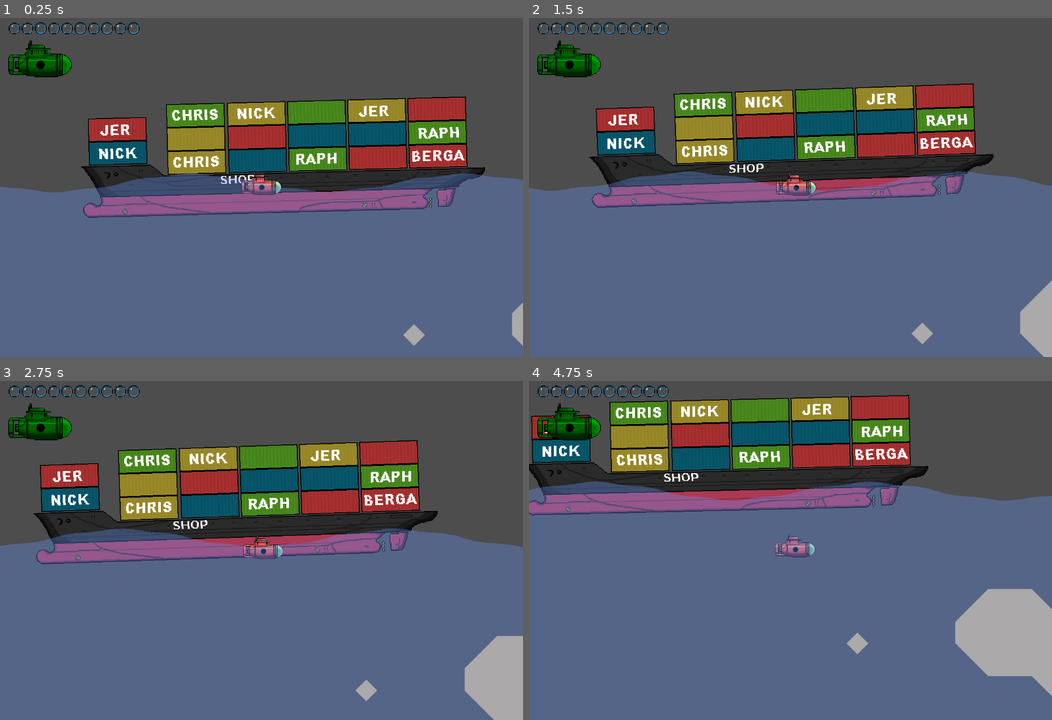
Above: before the commit, frames 1-4 (two rows, left to right).
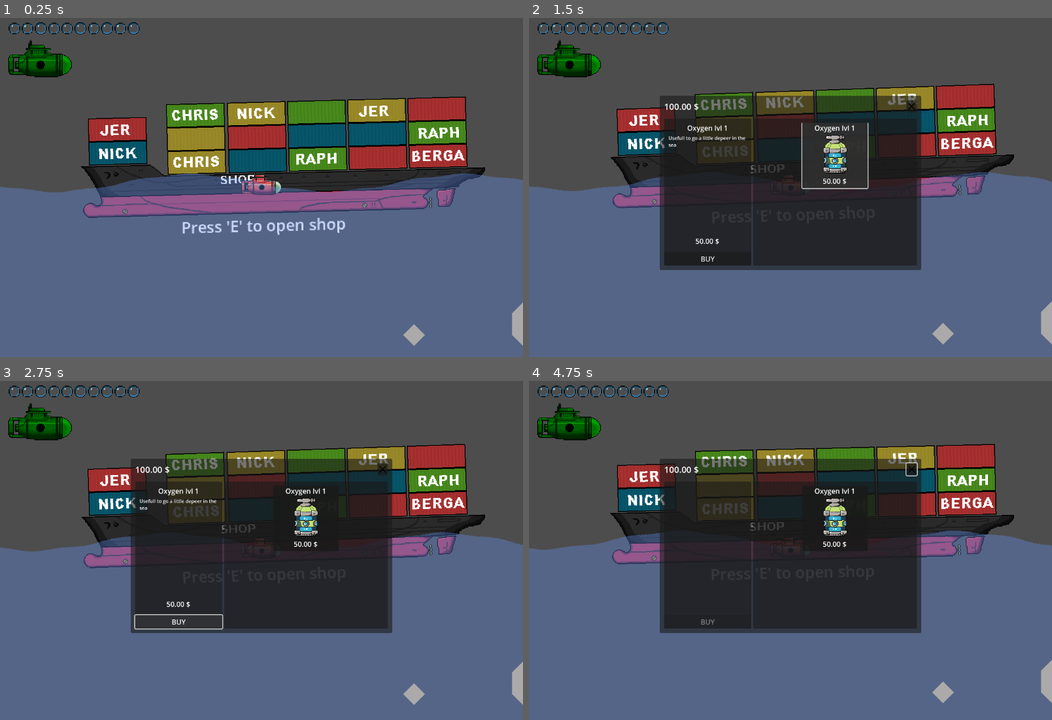
Above: after the commit, the same moments.

Repository: misterbamboo/ld57
Game: Godot game, scene res://MainGame.tscn
Two runs of this game, one before a commit and one after it. Both use one fixed random seed, a clock stepped at 60 frames per second and the inputs below.
Inputs (mouse positions are in pixels of both pictures, inside the frame that each line leads up to):
- Up to frame 1 (0.25 s): no input
- Up to frame 2 (1.5 s): tap E at 0.5, 0.6 s; hold Right (sub_right) 0.53-1.25 s; tap R at 0.8 s; click (832, 156) at 1.27 s
- Up to frame 3 (2.75 s): click (177, 621) at 2 s, where only the run after the commit has a clickable "BUY"
- Up to frame 4 (4.75 s): tap E at 2.75, 3.05, 3.5, 3.6, 4.25, 4.55 s; hold Down (sub_down) 2.78-3.53 s; tap R at 2.85, 3.8, 4.35 s; hold Right (sub_right) 3.53-4.28 s; hold Up (sub_up) from 4.28 s (still down)

The runs differ from the first frame. In frame 1, 0.4% of the frame differs, in the area x 34-66%, y 58-64%; in frame 2, 30%; in frame 3, 36%; in frame 4, 51%, in the area x 0-100%, y 4-95%.

Commit message:
feat: Add money and small interactions with shop

Diff:
--- /dev/null
+++ b/src/godotproject/GameState/money.gd
@@ -0,0 +1,9 @@
+class_name Money extends Node
+
+var money: float = 100
+
+func getTotal() -> float:
+	return money
+
+func addMoney(value: float):
+	money += value
--- a/src/godotproject/Inventory/inventorymanager.gd
+++ b/src/godotproject/Inventory/inventorymanager.gd
@@ -12,13 +12,12 @@
 var diamond_quantity: float = 0
 var iron_quantity: float = 0
 
-var inventory_reward: float = 0
+var cash: float = 0
 var has_inventory: bool = false
 var can_sell: bool = false
 
 func _ready():
 	instance = self
-	inventory_reward = 0
 	_reset_inventory()
 
 func _on_inventory_body_entered(body: Node2D) -> void:
@@ -68,8 +67,11 @@
 		can_sell = false
 
 func _sell_inventory():
+	var value := 0.0
 	for res in inventory:
-		inventory_reward += res.get_sell_price()
+		value += res.get_sell_price()
+
+	MoneyBag.addMoney(value)
 	AudioManager.instance.play_sound(SoundNames.SoundName.SELL_RESSOURCES)
 	_reset_inventory()
 
--- a/src/godotproject/MainGame.tscn
+++ b/src/godotproject/MainGame.tscn
@@ -6,16 +6,24 @@
 [ext_resource type="Script" uid="uid://ckfcpeoedif6p" path="res://GameAssets/gameassets.gd" id="2_bqqt8"]
 [ext_resource type="Script" uid="uid://nbkx4tclege3" path="res://GameState/game.gd" id="3_8qpgq"]
 [ext_resource type="Script" uid="uid://w6adipne8ret" path="res://Inventory/inventorymanager.gd" id="4_pv6b4"]
+[ext_resource type="Script" uid="uid://ck6i36gtinq6x" path="res://GameState/money.gd" id="5_cgwad"]
 [ext_resource type="Script" uid="uid://5vx4h3byum2p" path="res://Submarine/submarine.gd" id="6_v3hs3"]
 [ext_resource type="Script" uid="uid://bx0ooudrvtw4x" path="res://Submarine/submarinemovement.gd" id="7_o8l48"]
 [ext_resource type="Texture2D" uid="uid://c3q64n0uvmwjt" path="res://Submarine/Assets/sub.png" id="7_x5ji8"]
 [ext_resource type="Texture2D" uid="uid://ugunphi5287t" path="res://ShopManagement/shop.png" id="8_mi4js"]
 [ext_resource type="Script" uid="uid://bgmjqnecg48wu" path="res://ShopManagement/shopboatmovement.gd" id="9_o3vwv"]
+[ext_resource type="Script" uid="uid://3sx05gvh1j1l" path="res://ShopManagement/OpenShop/openshop.gd" id="9_va67g"]
 [ext_resource type="Script" uid="uid://dkkyfc01q7jit" path="res://Water/water.gd" id="12_qtrx8"]
 [ext_resource type="Script" uid="uid://b6g4cy2wogxrw" path="res://HUD/oxygen_meter.gd" id="13_led80"]
 [ext_resource type="Texture2D" uid="uid://c6wguud8duno8" path="res://HUD/sub_hud.png" id="14_401ut"]
 [ext_resource type="Texture2D" uid="uid://bgwg0v4a85xpl" path="res://HUD/bubble.png" id="14_mi4js"]
 [ext_resource type="Script" uid="uid://bjn4f61m5b8mf" path="res://HUD/life_meter.gd" id="15_o3vwv"]
+[ext_resource type="Script" uid="uid://c4ak6gbtvvhkn" path="res://ShopManagement/shopscreen.gd" id="17_yphxy"]
+[ext_resource type="PackedScene" uid="uid://b03t0rkjdexdx" path="res://ShopManagement/ShopItem/shop_item.tscn" id="18_ma1re"]
+[ext_resource type="Script" uid="uid://b2uchrnmg5evm" path="res://ShopManagement/ItemsDatabase/ShopItemDef.gd" id="19_6brkw"]
+[ext_resource type="Texture2D" uid="uid://v5rlg4d1pvgg" path="res://ShopManagement/Assets/oxy_tank.png" id="19_28psf"]
+[ext_resource type="Texture2D" uid="uid://dclgoyvr3jx7d" path="res://ShopManagement/Assets/exit_btn_16.png" id="20_a6adi"]
+[ext_resource type="Resource" uid="uid://bj5pq30aynjca" path="res://ShopManagement/ItemsDatabase/oxy_1.tres" id="20_cgwad"]
 
 [sub_resource type="Gradient" id="Gradient_led80"]
 colors = PackedColorArray(1, 1, 1, 1, 1, 1, 1, 1)
@@ -47,6 +55,9 @@
 [node name="Game" type="Node" parent="GameState"]
 script = ExtResource("3_8qpgq")
 
+[node name="Money" type="Node" parent="GameState"]
+script = ExtResource("5_cgwad")
+
 [node name="Inventory" type="Node" parent="."]
 
 [node name="InventoryManager" type="Node" parent="Inventory"]
@@ -59,11 +70,49 @@
 
 [node name="ShopManagement" type="Node2D" parent="."]
 
-[node name="ShopBoat" type="Sprite2D" parent="ShopManagement"]
+[node name="ShopBoat" type="Sprite2D" parent="ShopManagement" node_paths=PackedStringArray("playerSub")]
 scale = Vector2(2, 2)
 texture = ExtResource("8_mi4js")
 script = ExtResource("9_o3vwv")
+playerSub = NodePath("../../Submarine")
 boat_length = 1024
+
+[node name="OpenShop" type="Control" parent="ShopManagement/ShopBoat" node_paths=PackedStringArray("player", "shopBoatMovement", "shopScreen")]
+layout_mode = 3
+anchors_preset = 8
+anchor_left = 0.5
+anchor_top = 0.5
+anchor_right = 0.5
+anchor_bottom = 0.5
+offset_left = -256.0
+offset_top = 18.0
+offset_right = -256.0
+offset_bottom = 18.0
+grow_horizontal = 2
+grow_vertical = 2
+size_flags_horizontal = 4
+size_flags_vertical = 4
+script = ExtResource("9_va67g")
+player = NodePath("../../../Submarine")
+shopBoatMovement = NodePath("..")
+shopScreen = NodePath("../../../CanvasLayer/ShopScreen")
+
+[node name="Press \'E\' to open shop" type="Label" parent="ShopManagement/ShopBoat/OpenShop"]
+layout_mode = 1
+anchors_preset = 8
+anchor_left = 0.5
+anchor_top = 0.5
+anchor_right = 0.5
+anchor_bottom = 0.5
+offset_left = -125.5
+offset_top = -17.0
+offset_right = 125.5
+offset_bottom = 17.0
+grow_horizontal = 2
+grow_vertical = 2
+theme_override_font_sizes/font_size = 18
+text = "Press 'E' to open shop"
+horizontal_alignment = 1
 
 [node name="Submarine" type="RigidBody2D" parent="."]
 gravity_scale = 0.0
@@ -140,3 +189,139 @@
 texture = ExtResource("14_401ut")
 expand_mode = 1
 stretch_mode = 4
+
+[node name="ShopScreen" type="Control" parent="CanvasLayer" node_paths=PackedStringArray("moneyDisplayLabel", "buyButton", "titleLabel", "descriptionLabel", "priceLabel", "shopItemsContainer")]
+layout_mode = 3
+anchors_preset = 15
+anchor_right = 1.0
+anchor_bottom = 1.0
+grow_horizontal = 2
+grow_vertical = 2
+script = ExtResource("17_yphxy")
+shopDefinitions = Array[ExtResource("19_6brkw")]([ExtResource("20_cgwad")])
+moneyDisplayLabel = NodePath("CenterContainer/PanelContainer/VBoxContainer/MarginContainer2/HBoxContainer2/PlayerMoney")
+buyButton = NodePath("CenterContainer/PanelContainer/VBoxContainer/MarginContainer/HBoxContainer/MarginContainerLeft/PanelContainer/VBoxContainer/Button")
+titleLabel = NodePath("CenterContainer/PanelContainer/VBoxContainer/MarginContainer/HBoxContainer/MarginContainerLeft/PanelContainer/VBoxContainer/MarginContainer/VBoxContainer/Title")
+descriptionLabel = NodePath("CenterContainer/PanelContainer/VBoxContainer/MarginContainer/HBoxContainer/MarginContainerLeft/PanelContainer/VBoxContainer/MarginContainer/VBoxContainer/Description")
+priceLabel = NodePath("CenterContainer/PanelContainer/VBoxContainer/MarginContainer/HBoxContainer/MarginContainerLeft/PanelContainer/VBoxContainer/MarginContainer/VBoxContainer/Price")
+shopItemsContainer = NodePath("CenterContainer/PanelContainer/VBoxContainer/MarginContainer/HBoxContainer/MarginContainerRight/MarginContainer/ScrollContainer/CenterContainer/ShopItems")
+shopItemComponent = ExtResource("18_ma1re")
+temp_oxy_icon = ExtResource("19_28psf")
+
+[node name="CenterContainer" type="CenterContainer" parent="CanvasLayer/ShopScreen"]
+layout_mode = 1
+anchors_preset = 15
+anchor_right = 1.0
+anchor_bottom = 1.0
+grow_horizontal = 2
+grow_vertical = 2
+
+[node name="PanelContainer" type="PanelContainer" parent="CanvasLayer/ShopScreen/CenterContainer"]
+custom_minimum_size = Vector2(600, 400)
+layout_mode = 2
+
+[node name="VBoxContainer" type="VBoxContainer" parent="CanvasLayer/ShopScreen/CenterContainer/PanelContainer"]
+layout_mode = 2
+
+[node name="MarginContainer2" type="MarginContainer" parent="CanvasLayer/ShopScreen/CenterContainer/PanelContainer/VBoxContainer"]
+layout_mode = 2
+theme_override_constants/margin_left = 10
+theme_override_constants/margin_top = 10
+theme_override_constants/margin_right = 10
+
+[node name="HBoxContainer2" type="HBoxContainer" parent="CanvasLayer/ShopScreen/CenterContainer/PanelContainer/VBoxContainer/MarginContainer2"]
+layout_mode = 2
+
+[node name="PlayerMoney" type="Label" parent="CanvasLayer/ShopScreen/CenterContainer/PanelContainer/VBoxContainer/MarginContainer2/HBoxContainer2"]
+layout_mode = 2
+theme_override_font_sizes/font_size = 20
+text = "Money: 100$"
+
+[node name="ExitButton" type="Button" parent="CanvasLayer/ShopScreen/CenterContainer/PanelContainer/VBoxContainer/MarginContainer2/HBoxContainer2"]
+layout_mode = 2
+size_flags_horizontal = 10
+icon = ExtResource("20_a6adi")
+icon_alignment = 1
+
+[node name="MarginContainer" type="MarginContainer" parent="CanvasLayer/ShopScreen/CenterContainer/PanelContainer/VBoxContainer"]
+layout_mode = 2
+size_flags_vertical = 3
+theme_override_constants/margin_left = 10
+theme_override_constants/margin_top = 10
+theme_override_constants/margin_right = 10
+theme_override_constants/margin_bottom = 10
+
+[node name="HBoxContainer" type="HBoxContainer" parent="CanvasLayer/ShopScreen/CenterContainer/PanelContainer/VBoxContainer/MarginContainer"]
+layout_mode = 2
+
+[node name="MarginContainerLeft" type="MarginContainer" parent="CanvasLayer/ShopScreen/CenterContainer/PanelContainer/VBoxContainer/MarginContainer/HBoxContainer"]
+custom_minimum_size = Vector2(200, 0)
+layout_mode = 2
+size_flags_horizontal = 3
+size_flags_stretch_ratio = 0.4
+
+[node name="PanelContainer" type="PanelContainer" parent="CanvasLayer/ShopScreen/CenterContainer/PanelContainer/VBoxContainer/MarginContainer/HBoxContainer/MarginContainerLeft"]
+layout_mode = 2
+size_flags_vertical = 3
+
+[node name="VBoxContainer" type="VBoxContainer" parent="CanvasLayer/ShopScreen/CenterContainer/PanelContainer/VBoxContainer/MarginContainer/HBoxContainer/MarginContainerLeft/PanelContainer"]
+layout_mode = 2
+
+[node name="MarginContainer" type="MarginContainer" parent="CanvasLayer/ShopScreen/CenterContainer/PanelContainer/VBoxContainer/MarginContainer/HBoxContainer/MarginContainerLeft/PanelContainer/VBoxContainer"]
+layout_mode = 2
+size_flags_vertical = 3
+theme_override_constants/margin_left = 10
+theme_override_constants/margin_top = 10
+theme_override_constants/margin_right = 10
+theme_override_constants/margin_bottom = 10
+
+[node name="VBoxContainer" type="VBoxContainer" parent="CanvasLayer/ShopScreen/CenterContainer/PanelContainer/VBoxContainer/MarginContainer/HBoxContainer/MarginContainerLeft/PanelContainer/VBoxContainer/MarginContainer"]
+layout_mode = 2
+
+[node name="Title" type="Label" parent="CanvasLayer/ShopScreen/CenterContainer/PanelContainer/VBoxContainer/MarginContainer/HBoxContainer/MarginContainerLeft/PanelContainer/VBoxContainer/MarginContainer/VBoxContainer"]
+layout_mode = 2
+text = "TITLE"
+horizontal_alignment = 1
+
+[node name="Description" type="RichTextLabel" parent="CanvasLayer/ShopScreen/CenterContainer/PanelContainer/VBoxContainer/MarginContainer/HBoxContainer/MarginContainerLeft/PanelContainer/VBoxContainer/MarginContainer/VBoxContainer"]
+layout_mode = 2
+size_flags_vertical = 3
+theme_override_font_sizes/normal_font_size = 11
+text = "BLA Bla Bal This item do XYZ and i want to test more shits"
+justification_flags = 171
+
+[node name="Price" type="Label" parent="CanvasLayer/ShopScreen/CenterContainer/PanelContainer/VBoxContainer/MarginContainer/HBoxContainer/MarginContainerLeft/PanelContainer/VBoxContainer/MarginContainer/VBoxContainer"]
+layout_mode = 2
+text = "1000$"
+horizontal_alignment = 1
+
+[node name="Button" type="Button" parent="CanvasLayer/ShopScreen/CenterContainer/PanelContainer/VBoxContainer/MarginContainer/HBoxContainer/MarginContainerLeft/PanelContainer/VBoxContainer"]
+layout_mode = 2
+text = "BUY"
+
+[node name="MarginContainerRight" type="PanelContainer" parent="CanvasLayer/ShopScreen/CenterContainer/PanelContainer/VBoxContainer/MarginContainer/HBoxContainer"]
+layout_mode = 2
+size_flags_horizontal = 3
+
+[node name="MarginContainer" type="MarginContainer" parent="CanvasLayer/ShopScreen/CenterContainer/PanelContainer/VBoxContainer/MarginContainer/HBoxContainer/MarginContainerRight"]
+layout_mode = 2
+theme_override_constants/margin_left = 10
+theme_override_constants/margin_top = 10
+theme_override_constants/margin_right = 10
+theme_override_constants/margin_bottom = 10
+
+[node name="ScrollContainer" type="ScrollContainer" parent="CanvasLayer/ShopScreen/CenterContainer/PanelContainer/VBoxContainer/MarginContainer/HBoxContainer/MarginContainerRight/MarginContainer"]
+layout_mode = 2
+horizontal_scroll_mode = 0
+
+[node name="CenterContainer" type="CenterContainer" parent="CanvasLayer/ShopScreen/CenterContainer/PanelContainer/VBoxContainer/MarginContainer/HBoxContainer/MarginContainerRight/MarginContainer/ScrollContainer"]
+layout_mode = 2
+size_flags_horizontal = 3
+
+[node name="ShopItems" type="GridContainer" parent="CanvasLayer/ShopScreen/CenterContainer/PanelContainer/VBoxContainer/MarginContainer/HBoxContainer/MarginContainerRight/MarginContainer/ScrollContainer/CenterContainer"]
+layout_mode = 2
+size_flags_horizontal = 4
+size_flags_vertical = 4
+columns = 2
+
+[connection signal="button_up" from="CanvasLayer/ShopScreen/CenterContainer/PanelContainer/VBoxContainer/MarginContainer2/HBoxContainer2/ExitButton" to="CanvasLayer/ShopScreen" method="_on_exit_button_up"]
--- /dev/null
+++ b/src/godotproject/ShopManagement/ItemsDatabase/ShopItemDef.gd
@@ -0,0 +1,6 @@
+class_name ShopItemDef extends Resource
+@export var key: String
+@export var title: String
+@export var description: String
+@export var price: float
+@export var icon: Texture2D
--- /dev/null
+++ b/src/godotproject/ShopManagement/ItemsDatabase/oxy_1.tres
@@ -0,0 +1,13 @@
+[gd_resource type="Resource" script_class="ShopItemDef" load_steps=3 format=3 uid="uid://bj5pq30aynjca"]
+
+[ext_resource type="Texture2D" uid="uid://v5rlg4d1pvgg" path="res://ShopManagement/Assets/oxy_tank.png" id="1_56syx"]
+[ext_resource type="Script" uid="uid://b2uchrnmg5evm" path="res://ShopManagement/ItemsDatabase/ShopItemDef.gd" id="1_ejvtk"]
+
+[resource]
+script = ExtResource("1_ejvtk")
+key = "oxy_1"
+title = "Oxygen lvl 1"
+description = "Usefull to go a little depeer in the sea"
+price = 50.0
+icon = ExtResource("1_56syx")
+metadata/_custom_type_script = "uid://b2uchrnmg5evm"
--- /dev/null
+++ b/src/godotproject/ShopManagement/OpenShop/openshop.gd
@@ -0,0 +1,29 @@
+class_name OpenShop extends Control
+
+@export var player: Node2D
+@export var shopBoatMovement: ShopBoatMovement
+@export var shopScreen: ShopScreen
+@export var max_y_dist: float = 100.0
+
+func _process(delta: float) -> void:
+	if(player == null):
+		return
+
+	visible = false
+
+	var diff = player.position - position
+	var length = shopBoatMovement.boat_length
+	var half = length/2
+	var dist_x = abs(diff.x)
+	var dist_y = abs(diff.y)
+	if(dist_x < half and dist_y < max_y_dist):
+		visible = true
+
+func _input(event: InputEvent) -> void:
+	if(!visible):
+		return
+
+	if event is InputEventKey and event.pressed:
+		if event.keycode == KEY_E:
+			if shopScreen != null:
+				shopScreen.displayScreen()
--- /dev/null
+++ b/src/godotproject/ShopManagement/ShopItem/shop_item.tscn
@@ -0,0 +1,57 @@
+[gd_scene load_steps=3 format=3 uid="uid://b03t0rkjdexdx"]
+
+[ext_resource type="Script" uid="uid://clwtqfuhhhloy" path="res://ShopManagement/ShopItem/shopitem.gd" id="1_43onv"]
+[ext_resource type="Texture2D" uid="uid://v5rlg4d1pvgg" path="res://ShopManagement/Assets/oxy_tank.png" id="1_snmcn"]
+
+[node name="ShopItem" type="Panel" node_paths=PackedStringArray("titleLabel", "iconTextureRect", "priceLabel")]
+custom_minimum_size = Vector2(150, 150)
+size_flags_horizontal = 4
+size_flags_vertical = 4
+script = ExtResource("1_43onv")
+titleLabel = NodePath("Button/VBoxContainer/TitleLabel")
+iconTextureRect = NodePath("Button/VBoxContainer/IconTextureRect")
+priceLabel = NodePath("Button/VBoxContainer/MarginContainer/PriceLabel")
+
+[node name="Button" type="Button" parent="."]
+layout_mode = 1
+anchors_preset = 15
+anchor_right = 1.0
+anchor_bottom = 1.0
+grow_horizontal = 2
+grow_vertical = 2
+
+[node name="VBoxContainer" type="VBoxContainer" parent="Button"]
+layout_mode = 1
+anchors_preset = 15
+anchor_right = 1.0
+anchor_bottom = 1.0
+grow_horizontal = 2
+grow_vertical = 2
+
+[node name="TitleLabel" type="Label" parent="Button/VBoxContainer"]
+layout_mode = 2
+text = "Oxygen"
+horizontal_alignment = 1
+
+[node name="IconTextureRect" type="TextureRect" parent="Button/VBoxContainer"]
+custom_minimum_size = Vector2(90, 90)
+layout_mode = 2
+size_flags_horizontal = 4
+size_flags_vertical = 6
+texture = ExtResource("1_snmcn")
+expand_mode = 1
+stretch_mode = 5
+
+[node name="MarginContainer" type="MarginContainer" parent="Button/VBoxContainer"]
+layout_mode = 2
+theme_override_constants/margin_left = 5
+theme_override_constants/margin_right = 5
+theme_override_constants/margin_bottom = 5
+
+[node name="PriceLabel" type="Label" parent="Button/VBoxContainer/MarginContainer"]
+layout_mode = 2
+size_flags_horizontal = 3
+text = "10000$"
+horizontal_alignment = 1
+
+[connection signal="button_up" from="Button" to="." method="_on_button_button_up"]
--- /dev/null
+++ b/src/godotproject/ShopManagement/ShopItem/shopitem.gd
@@ -0,0 +1,27 @@
+class_name ShopItem extends Panel
+
+signal shop_item_selected(key: String, title: String, icon: Texture2D, description: String, price: float)
+
+@export var titleLabel: Label
+@export var iconTextureRect: TextureRect
+@export var priceLabel: Label
+
+var _key: String = ""
+var _title: String = ""
+var _description: String = ""
+var _price: float = 0.0
+var _icon: Texture2D = null
+
+func build(key: String, title: String, icon: Texture2D, description: String, price: float):
+	_key = key
+	_title = title
+	_icon = icon
+	_description = description
+	_price = price
+
+	titleLabel.text = _title
+	priceLabel.text = ("%.2f" % _price) + " $"
+	iconTextureRect.texture = _icon
+
+func _on_button_button_up() -> void:
+	emit_signal("shop_item_selected", _key, _title, _icon, _description, _price)
--- a/src/godotproject/ShopManagement/shopboatmovement.gd
+++ b/src/godotproject/ShopManagement/shopboatmovement.gd
@@ -1,4 +1,6 @@
 class_name ShopBoatMovement extends Sprite2D
+
+@export var playerSub: Node2D
 
 @export var boat_length := 512
 @export var sample_count := 10  # More = smoother
--- /dev/null
+++ b/src/godotproject/ShopManagement/shopscreen.gd
@@ -0,0 +1,64 @@
+class_name ShopScreen extends Control
+
+@export var shopDefinitions: Array[ShopItemDef] = []
+
+@export var moneyDisplayLabel: Label
+
+@export var buyButton: Button
+@export var titleLabel: Label
+@export var descriptionLabel: RichTextLabel
+@export var priceLabel: Label
+@export var shopItemsContainer: GridContainer
+@export var shopItemComponent: PackedScene
+var shopItems : Array[ShopItem] = []
+
+var selectedPrice: float = 0
+
+@export var temp_oxy_icon: Texture2D
+
+func _ready() -> void:
+	visible = false
+	_reset_ui()
+
+	for shopDef in shopDefinitions:
+		_add_item_to_shop(shopDef.key, shopDef.title, shopDef.icon, shopDef.description, shopDef.price)
+	#_add_item_to_shop("oxy2", "Super Oxy", temp_oxy_icon, "Give you a LOT of oxygen for deap dives", 499.99)
+	#_add_item_to_shop("oxy3", "AwesOxy", temp_oxy_icon, "Awsome oxy can bring you to the MOON", 59999.99)
+
+func _reset_ui():
+	titleLabel.text = "Select an item"
+	descriptionLabel.text = ""
+	priceLabel.text = ""
+	_updateItemState(false)
+
+func _add_item_to_shop(key: String, title: String, icon: Texture2D, description: String, price: float):
+	var item = shopItemComponent.instantiate() as ShopItem
+	item.build(key, title, icon, description, price)
+	item.shop_item_selected.connect(_shop_item_selected)
+	shopItems.append(item)
+	shopItemsContainer.add_child(item)
+
+func displayScreen():
+	_reset_ui()
+	visible = true
+	moneyDisplayLabel.text = ("%.2f" % MoneyBag.getTotal()) + " $"
+	Oxygen.inactive()
+	Game.instance.change_state(Game.GameState.IN_SHOP)
+
+func _shop_item_selected(key: String, title: String, icon: Texture2D, description: String, price: float):
+	titleLabel.text = title
+	descriptionLabel.text = description
+	priceLabel.text = ("%.2f" % price) + " $"
+	selectedPrice = price
+	_updateItemState(true)
+
+func _updateItemState(itemSelected: bool):
+	buyButton.disabled = !itemSelected or MoneyBag.getTotal() < selectedPrice
+	titleLabel.visible = itemSelected
+	descriptionLabel.visible = itemSelected
+	priceLabel.visible = itemSelected
+
+func _on_exit_button_up() -> void:
+	visible = false
+	Oxygen.active()
+	Game.instance.change_state(Game.GameState.IN_ACTION)
--- a/src/godotproject/Singletons/oxygen.gd
+++ b/src/godotproject/Singletons/oxygen.gd
@@ -8,12 +8,22 @@
 @export var reduction_per_sec: float = 3.333 # 3 + 1/3
 @export var recuperation_per_sec: float = 20.0
 
+var isInactive: bool = false
+
+func inactive():
+	isInactive = true
+
+func active():
+	isInactive = false
+
 func _ready():
 	quantity = starting_quantity
 	capacity = starting_capacity
 
 func _process(delta: float) -> void:
-	if Submarine.instance.get_deepness() > 0 and not Game.instance.invincible:
+	if(isInactive):
+		quantity += delta * recuperation_per_sec
+	elif Submarine.instance.get_deepness() > 0 and not Game.instance.invincible:
 		quantity -= delta * reduction_per_sec
 	else:
 		quantity += delta * recuperation_per_sec
--- a/src/godotproject/Submarine/submarinemovement.gd
+++ b/src/godotproject/Submarine/submarinemovement.gd
@@ -9,7 +9,7 @@
 	var surface = Water.instance.surface_variation(global_position.x)
 	_outside_water_force(surface)
 	_keep_on_surface_when_near(surface)
-	if Game.instance.get_state() == Game.GameState.IN_ACTION or Game.instance.get_state() == Game.GameState.IN_SHOP:
+	if Game.instance.get_state() == Game.GameState.IN_ACTION:
 		_move(surface)
 
 func _move(surface: float):
--- a/src/godotproject/project.godot
+++ b/src/godotproject/project.godot
@@ -19,6 +19,7 @@
 
 Oxygen="*res://Singletons/oxygen.tscn"
 Life="*res://Singletons/life.tscn"
+MoneyBag="*res://GameState/money.gd"
 
 [display]
 
Not shown, added: src/godotproject/GameState/money.gd.uid
Not shown: 1 places in src/godotproject/MainGame.tscn that only renumber resources
Binary file added: src/godotproject/ShopManagement/Assets/exit_btn.png
Not shown, added: src/godotproject/ShopManagement/Assets/exit_btn.png.import
Binary file added: src/godotproject/ShopManagement/Assets/exit_btn_16.png
Not shown, added: src/godotproject/ShopManagement/Assets/exit_btn_16.png.import
Binary file added: src/godotproject/ShopManagement/Assets/oxy_tank.png
Not shown, added: src/godotproject/ShopManagement/Assets/oxy_tank.png.import
Binary file added: src/godotproject/ShopManagement/Assets/oxy_tank_0.png
Not shown, added: src/godotproject/ShopManagement/Assets/oxy_tank_0.png.import
Not shown, added: src/godotproject/ShopManagement/ItemsDatabase/ShopItemDef.gd.uid
Not shown, added: src/godotproject/ShopManagement/OpenShop/openshop.gd.uid
(and 4 more such lines)
